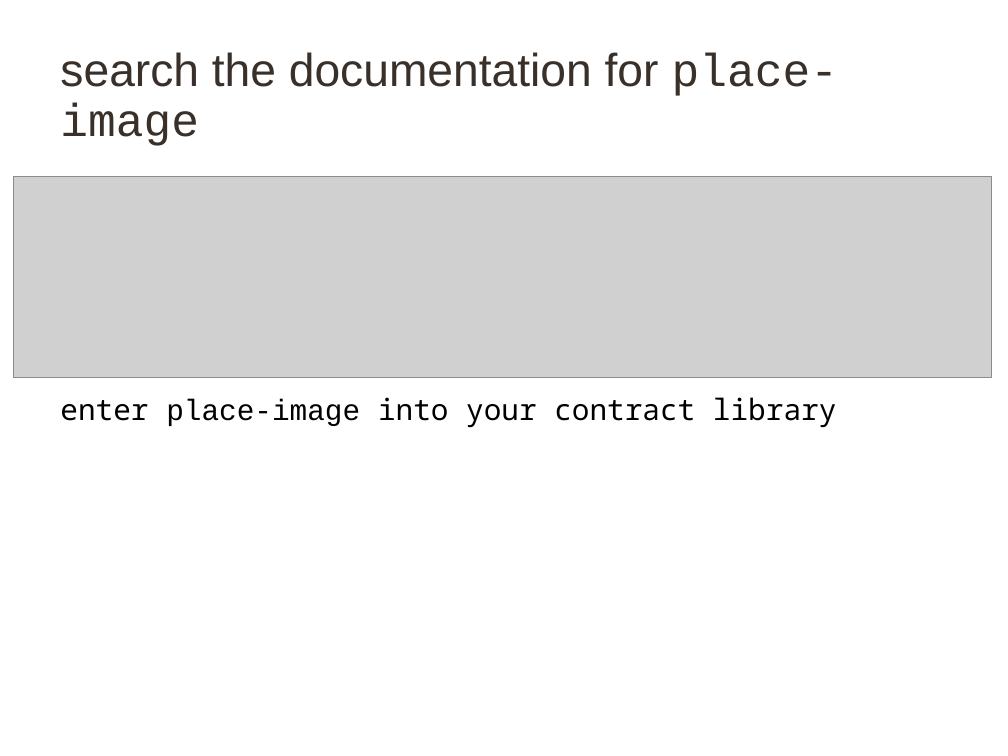
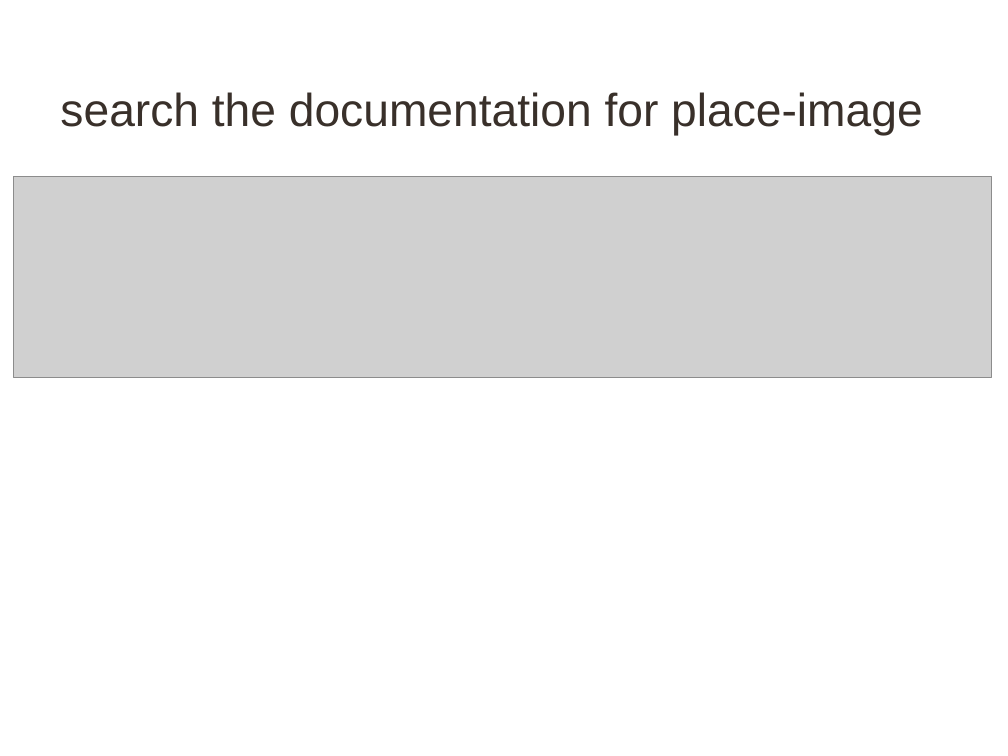
Before and after one commit to taps3/bootstrapcsp, a slide deck: slide 13 of bootstrapcsp_slidedeck.pptx (slide 12 before the commit). Drawn at 1008x756 pixels with LibreOffice and Linux fonts; fonts in the diff are those of the drawing; grey boxes stand for pictures. Boxes give left, top, right and bottom in pixels: in the first picture for what was removed or moved away, otherwise in the second. Text is boxed around its words. In the diff, an @@ line names an element or a change of style, - is before the commit and + after.

```diff
--- a/bootstrapcsp_slidedeck.pptx
+++ b/bootstrapcsp_slidedeck.pptx
@@ title "search the documentation for place-image" moved from (x1=60, y1=52, x2=838, y2=146) to (x1=60, y1=92, x2=923, y2=136) @@
@@ title "search the documentation for place-image" at (x1=60, y1=92, x2=923, y2=136): font Courier New to Arial in "place-image" @@
@@ text removed at (x1=60, y1=397, x2=836, y2=428) @@
-enter place-image into your contract library
```
Also in this commit, not shown: 148 other slides changed, 1 slide added, 2 slides removed, 15 other files.
